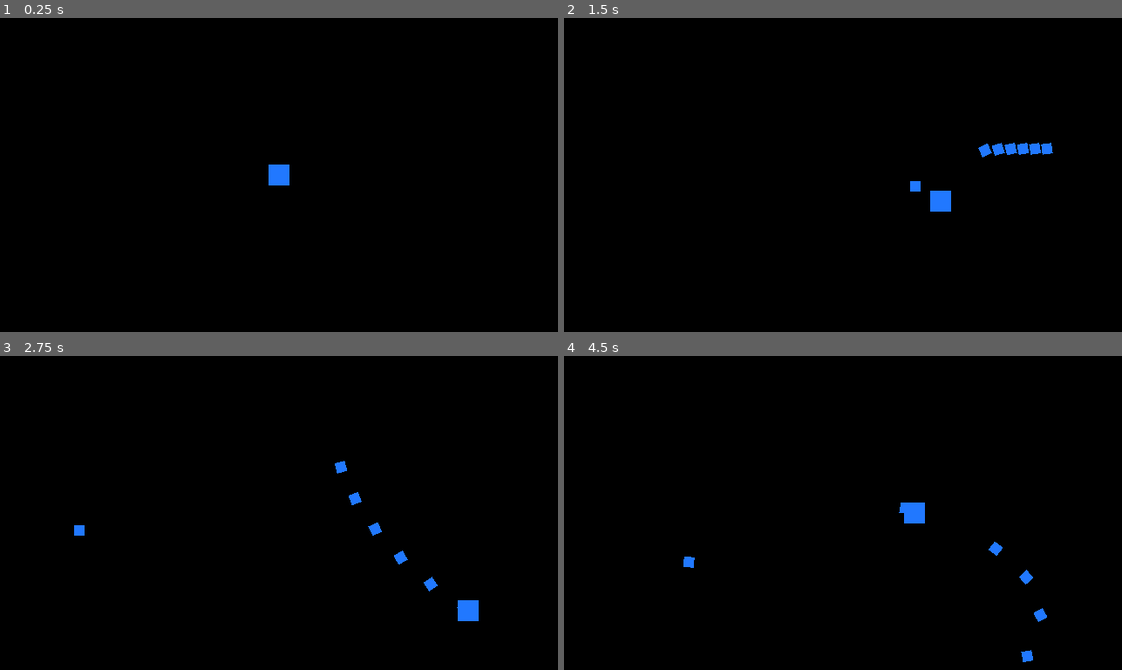
Above: before the commit, frames 1-4 (two rows, left to right).
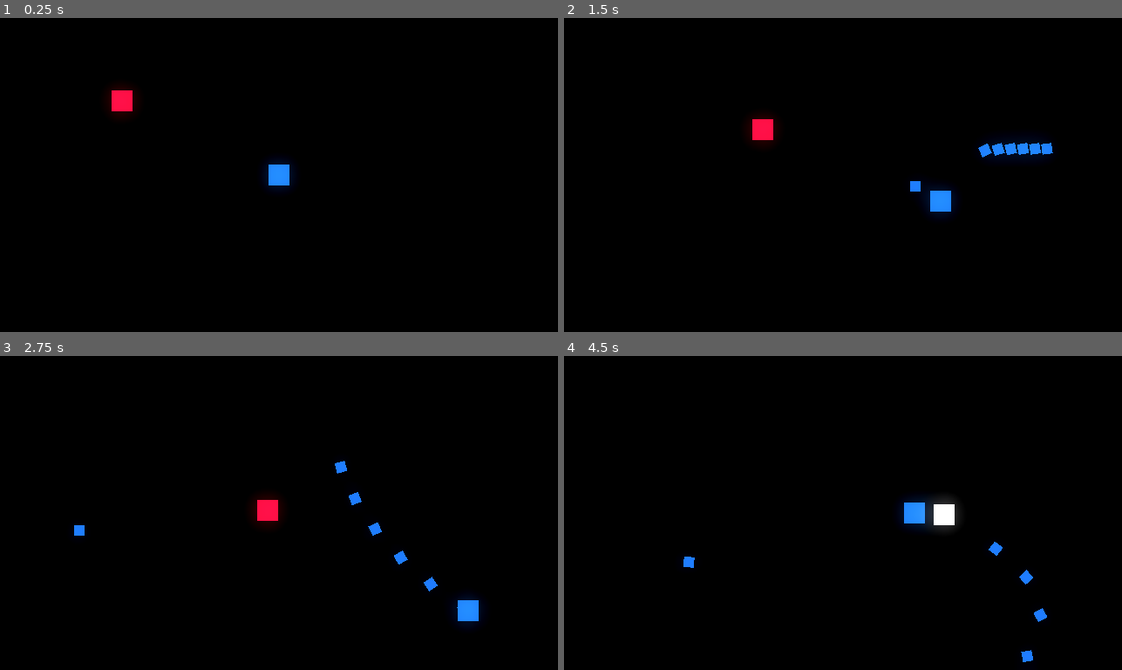
Above: after the commit, the same moments.

Repository: OwenDdev/Wave-Shooter
Game: Godot game, scene res://arena.tscn
Same seed, same stepped clock (60 frames per second), same inputs: the game is played once before the commit and once after it.
Inputs (mouse positions are in pixels of both pictures, inside the frame that each line leads up to):
- Up to frame 1 (0.25 s): no input
- Up to frame 2 (1.5 s): move the mouse to (965, 159) at 0.52 s; press the mouse at (965, 159) at 0.53 s; hold D (move_right) 0.53-1.28 s; move the mouse to (731, 190) at 1.27 s; release the mouse at (731, 190) at 1.28 s; hold S (move_down) from 1.28 s (still down); click (731, 190) at 1.35 s
- Up to frame 3 (2.75 s): move the mouse to (334, 443) at 2.02 s; release S (move_down) at 2.03 s; press the mouse at (334, 443) at 2.03 s; hold D (move_right) from 2.03 s (still down)
- Up to frame 4 (4.5 s): move the mouse to (815, 575) at 2.77 s; release D (move_right) at 2.78 s; release the mouse at (815, 575) at 2.78 s; hold W (move_up) 2.78-3.53 s; click (815, 575) at 2.85 s; move the mouse to (1010, 560) at 3.52 s; press the mouse at (1010, 560) at 3.53 s; hold A (move_left) from 3.53 s (still down); move the mouse to (675, 465) at 4.27 s; release the mouse at (675, 465) at 4.28 s; click (675, 465) at 4.35 s

The runs differ from the first frame. In frame 1, 0.5% of the frame differs, in the area x 19-53%, y 21-55%; in frame 2, 0.8%, in the area x 32-87%, y 31-64%; in frame 3, 0.5%; in frame 4, 0.8%.

Commit message:
Enemy AI
Basic enemy AI Added
enemy can case player
enemy stunned and knocked back when shoot
enemy  has hp and dies when hp = 0

Diff:
--- a/Global.gd
+++ b/Global.gd
@@ -2,6 +2,8 @@
 extends Node
 
 var node_creation_parent = null
+
+var player = null
 
 func instance_node(node, location, parent):
 	var node_instance = node.instantiate()
--- a/arena.tscn
+++ b/arena.tscn
@@ -1,10 +1,23 @@
-[gd_scene load_steps=3 format=3 uid="uid://cmsmrpvdvq5u0"]
+[gd_scene load_steps=5 format=3 uid="uid://cmsmrpvdvq5u0"]
 
 [ext_resource type="Script" path="res://arena.gd" id="1_5g7r8"]
 [ext_resource type="PackedScene" uid="uid://bvyhci1gkahna" path="res://player.tscn" id="2_hnaq8"]
+[ext_resource type="PackedScene" uid="uid://d4b7m5538enqw" path="res://enemy.tscn" id="3_qxhuw"]
+
+[sub_resource type="Environment" id="Environment_chsiw"]
+background_mode = 3
+glow_enabled = true
+glow_intensity = 1.0
+glow_bloom = 0.5
 
 [node name="Arena" type="Node2D"]
 script = ExtResource("1_5g7r8")
 
 [node name="Player" parent="." instance=ExtResource("2_hnaq8")]
 position = Vector2(320, 180)
+
+[node name="WorldEnvironment" type="WorldEnvironment" parent="."]
+environment = SubResource("Environment_chsiw")
+
+[node name="Enemy" parent="." instance=ExtResource("3_qxhuw")]
+position = Vector2(123, 87)
--- a/bullet.tscn
+++ b/bullet.tscn
@@ -1,7 +1,10 @@
-[gd_scene load_steps=3 format=3 uid="uid://dir1vg3l3um5i"]
+[gd_scene load_steps=4 format=3 uid="uid://dir1vg3l3um5i"]
 
 [ext_resource type="Texture2D" uid="uid://dmkq8ls1djneo" path="res://Square.png" id="1_1auvr"]
 [ext_resource type="Script" path="res://bullet.gd" id="2_abh7b"]
+
+[sub_resource type="RectangleShape2D" id="RectangleShape2D_4g7bh"]
+size = Vector2(16, 16)
 
 [node name="Bullet" type="Sprite2D"]
 modulate = Color(0.129412, 0.470588, 1, 1)
@@ -9,6 +12,13 @@
 texture = ExtResource("1_1auvr")
 script = ExtResource("2_abh7b")
 
+[node name="Hitbox" type="Area2D" parent="." groups=["Enemy_damager"]]
+
+[node name="CollisionShape2D" type="CollisionShape2D" parent="Hitbox"]
+visible = false
+shape = SubResource("RectangleShape2D_4g7bh")
+
 [node name="VisibleOnScreenNotifier2D" type="VisibleOnScreenNotifier2D" parent="."]
+visible = false
 
 [connection signal="screen_exited" from="VisibleOnScreenNotifier2D" to="." method="_on_visible_on_screen_notifier_2d_screen_exited"]
--- /dev/null
+++ b/enemy.gd
@@ -0,0 +1,35 @@
+extends Sprite2D
+
+var speed = 75
+
+var velocity = Vector2()
+
+var stun = false
+var hp = 3
+
+func _process(delta: float) -> void:
+	if Global.player != null and stun == false:
+		velocity = global_position.direction_to(Global.player.global_position)
+	# smoothes the knockback
+	elif stun:
+		velocity = lerp(velocity, Vector2(0,0), 0.3)
+
+	global_position += velocity * speed * delta
+
+	if hp <= 0:
+		queue_free()
+
+func _on_hitbox_area_entered(area: Area2D) -> void:
+	if area.is_in_group("Enemy_damager"):
+		modulate = Color.WHITE
+		#basic knockback
+		velocity = -velocity * 6
+		hp -= 1
+		stun = true
+		$Stun_timer.start()
+		area.get_parent().queue_free()
+
+
+func _on_stun_timer_timeout() -> void:
+	modulate = Color("f9133e")
+	stun = false
--- /dev/null
+++ b/enemy.tscn
@@ -0,0 +1,27 @@
+[gd_scene load_steps=4 format=3 uid="uid://d4b7m5538enqw"]
+
+[ext_resource type="Texture2D" uid="uid://dmkq8ls1djneo" path="res://Square.png" id="1_81sl6"]
+[ext_resource type="Script" path="res://enemy.gd" id="2_ih1sy"]
+
+[sub_resource type="RectangleShape2D" id="RectangleShape2D_n0hka"]
+size = Vector2(16.6667, 16)
+
+[node name="Enemy" type="Sprite2D"]
+modulate = Color(0.976471, 0.0745098, 0.243137, 1)
+scale = Vector2(1.5, 1.5)
+texture = ExtResource("1_81sl6")
+script = ExtResource("2_ih1sy")
+
+[node name="Hitbox" type="Area2D" parent="."]
+
+[node name="CollisionShape2D" type="CollisionShape2D" parent="Hitbox"]
+visible = false
+position = Vector2(0.333334, 2.38419e-07)
+shape = SubResource("RectangleShape2D_n0hka")
+
+[node name="Stun_timer" type="Timer" parent="."]
+wait_time = 0.1
+one_shot = true
+
+[connection signal="area_entered" from="Hitbox" to="." method="_on_hitbox_area_entered"]
+[connection signal="timeout" from="Stun_timer" to="." method="_on_stun_timer_timeout"]
--- a/player.gd
+++ b/player.gd
@@ -7,6 +7,13 @@
 var bullet = preload("res://bullet.tscn")
 
 var can_shoot = true
+
+func _ready() -> void:
+	Global.player = self
+
+func _exit_tree() -> void:
+	Global.player = null
+
 
 func _process(delta: float) -> void:
 	velocity.x = int(Input.is_action_pressed("move_right"))-int(Input.is_action_pressed("move_left"))
